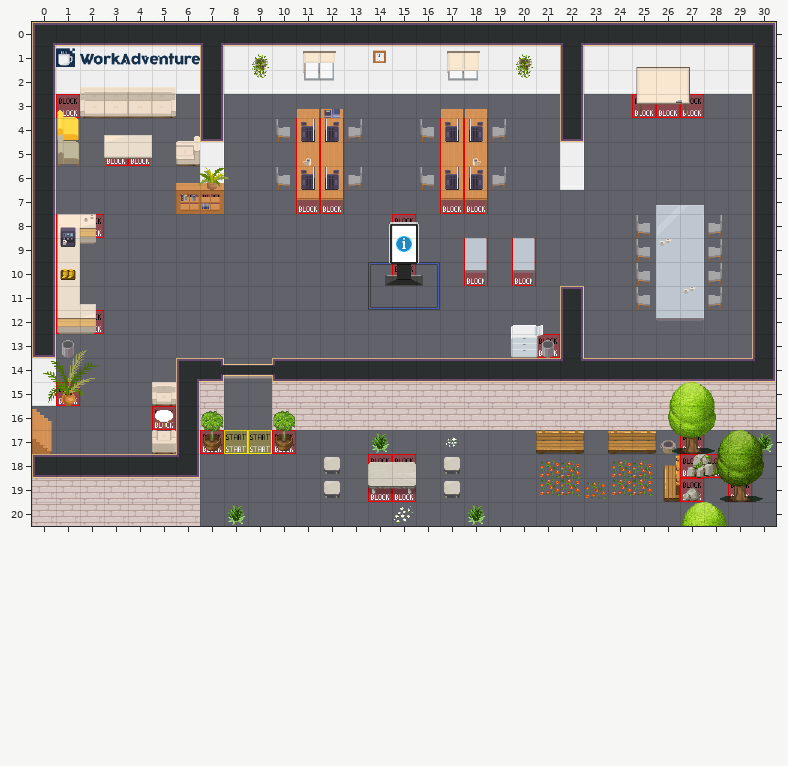
A Tiled map (JSON) gets an edit: office2.tmj. Above: the version before the commit.
Cells are 32x32 px. Shown: x 0..30, y 0..20.
The result:
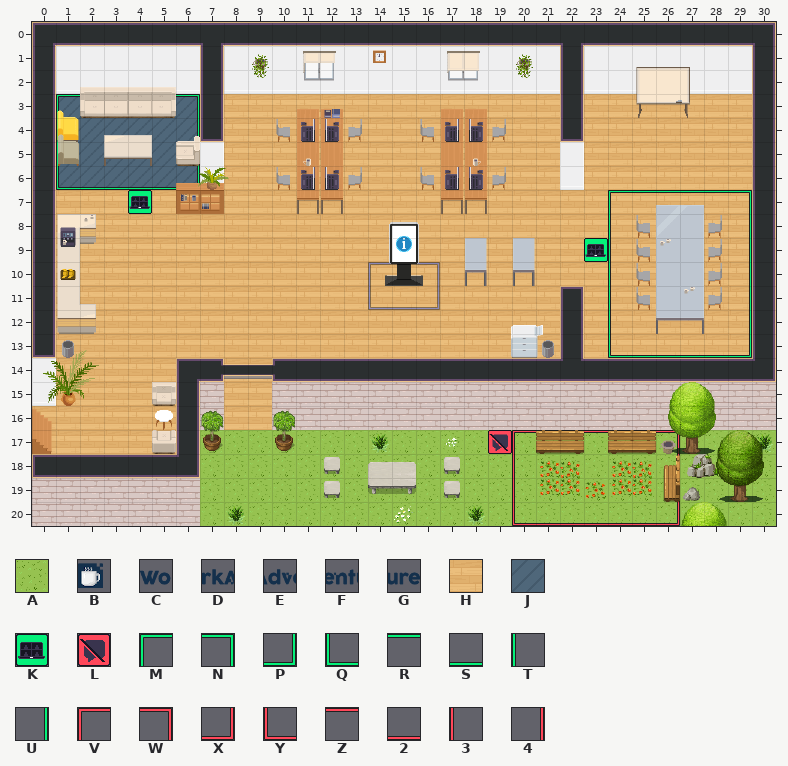
Key: from "WA_Exterior": A 628; from "WA_Logo_Long": B 0, C 1, D 2, E 3, F 4, G 5; from "WA_Room_Builder": H 350, J 360; from "WA_User_Interface": K 21, L 60, M 161, N 162, P 163, Q 164, R 165, S 166, T 167, U 168, V 239, W 240, X 241, Y 242, Z 243, 2 244, 3 245, 4 246.
_ is an empty cell.
Tiles of an added or newly shown layer are drawn over the layers below it.
Diff:
{"where": "layer \"floor/floor1\" (now shown)"}
{"y":3,"x":1,"old":"_","new":"J"}
{"y":3,"x":6,"old":"_","new":"J"}
{"y":3,"x":8,"old":"______________","new":"HHHHHHHHHHHHHH"}
{"y":3,"x":23,"old":"_______","new":"HHHHHHH"}
{"y":4,"x":1,"old":"______","new":"JJJJJJ"}
{"y":4,"x":8,"old":"______________","new":"HHHHHHHHHHHHHH"}
{"y":4,"x":23,"old":"_______","new":"HHHHHHH"}
{"y":5,"x":1,"old":"_____","new":"JJJJJ"}
{"y":5,"x":8,"old":"______________","new":"HHHHHHHHHHHHHH"}
{"y":5,"x":23,"old":"_______","new":"HHHHHHH"}
{"y":6,"x":1,"old":"______","new":"JJJJJJ"}
{"y":6,"x":8,"old":"______________","new":"HHHHHHHHHHHHHH"}
{"y":6,"x":23,"old":"_______","new":"HHHHHHH"}
{"y":7,"x":1,"old":"_____________________________","new":"HHHHHHHHHHHHHHHHHHHHHHHHHHHHH"}
{"y":8,"x":1,"old":"_________________________","new":"HHHHHHHHHHHHHHHHHHHHHHHHH"}
{"y":8,"x":28,"old":"__","new":"HH"}
{"y":9,"x":1,"old":"______________","new":"HHHHHHHHHHHHHH"}
{"y":9,"x":16,"old":"__________","new":"HHHHHHHHHH"}
{"y":9,"x":28,"old":"__","new":"HH"}
{"y":10,"x":1,"old":"_________________________","new":"HHHHHHHHHHHHHHHHHHHHHHHHH"}
{"y":10,"x":28,"old":"__","new":"HH"}
{"y":11,"x":1,"old":"_____________________","new":"HHHHHHHHHHHHHHHHHHHHH"}
{"y":11,"x":23,"old":"___","new":"HHH"}
{"y":11,"x":28,"old":"__","new":"HH"}
{"y":12,"x":1,"old":"_____________________","new":"HHHHHHHHHHHHHHHHHHHHH"}
{"y":12,"x":23,"old":"_______","new":"HHHHHHH"}
{"y":13,"x":1,"old":"___________________","new":"HHHHHHHHHHHHHHHHHHH"}
{"y":13,"x":21,"old":"_","new":"H"}
{"y":13,"x":23,"old":"_______","new":"HHHHHHH"}
{"y":14,"x":1,"old":"_____","new":"HHHHH"}
{"y":14,"x":8,"old":"__","new":"HH"}
{"y":15,"x":1,"old":"____","new":"HHHH"}
{"y":15,"x":8,"old":"__","new":"HH"}
{"y":16,"x":0,"old":"______","new":"HHHHHH"}
{"y":16,"x":8,"old":"__","new":"HH"}
{"y":17,"x":0,"old":"______","new":"HHHHHH"}
{"y":17,"x":7,"old":"________________________","new":"AAAAAAAAAAAAAAAAAAAAAAAA"}
{"y":18,"x":7,"old":"______________________","new":"AAAAAAAAAAAAAAAAAAAAAA"}
{"y":18,"x":30,"old":"_","new":"A"}
{"y":19,"x":7,"old":"________________________","new":"AAAAAAAAAAAAAAAAAAAAAAAA"}
{"y":20,"x":7,"old":"________________________","new":"AAAAAAAAAAAAAAAAAAAAAAAA"}
{"where": "layer \"floor/floor2\" (now shown)"}
{"y":3,"x":1,"old":"_","new":"M"}
{"y":3,"x":6,"old":"_","new":"N"}
{"y":4,"x":1,"old":"_","new":"T"}
{"y":4,"x":6,"old":"_","new":"U"}
{"y":5,"x":1,"old":"_","new":"T"}
{"y":6,"x":1,"old":"______","new":"QSSSSP"}
{"y":7,"x":4,"old":"_","new":"K"}
{"y":7,"x":24,"old":"______","new":"MRRRRN"}
{"y":8,"x":24,"old":"_","new":"T"}
{"y":8,"x":29,"old":"_","new":"U"}
{"y":9,"x":23,"old":"__","new":"KT"}
{"y":9,"x":29,"old":"_","new":"U"}
{"y":10,"x":24,"old":"_","new":"T"}
{"y":10,"x":29,"old":"_","new":"U"}
{"y":11,"x":24,"old":"_","new":"T"}
{"y":11,"x":29,"old":"_","new":"U"}
{"y":12,"x":24,"old":"_","new":"T"}
{"y":12,"x":29,"old":"_","new":"U"}
{"y":13,"x":24,"old":"______","new":"QSSSSP"}
{"y":17,"x":19,"old":"________","new":"LVZZZZZW"}
{"y":18,"x":20,"old":"_","new":"3"}
{"y":18,"x":26,"old":"_","new":"4"}
{"y":19,"x":20,"old":"_","new":"3"}
{"y":19,"x":26,"old":"_","new":"4"}
{"y":20,"x":20,"old":"_______","new":"Y22222X"}
{"where": "layer \"walls/walls2\""}
{"y":1,"x":1,"old":"BCDEFG","new":"______"}
{"label":"removed","picture_box":[56,48,200,67]}
{"label":"added","picture_box":[32,94,776,526]}
